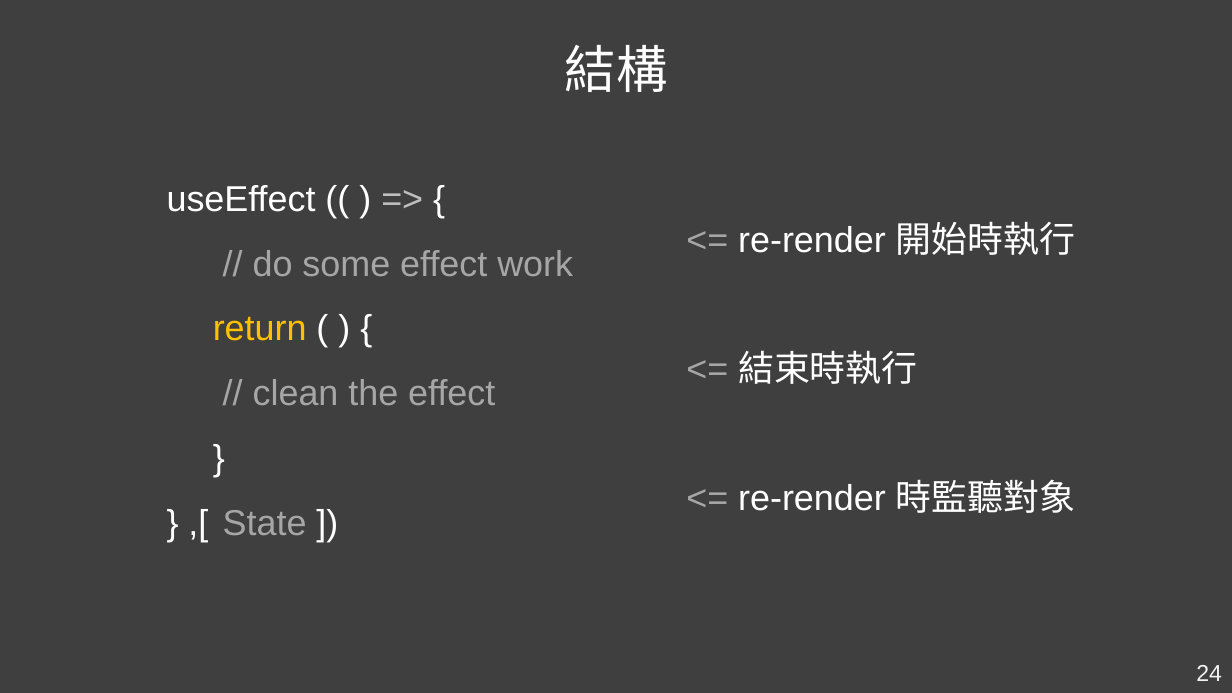
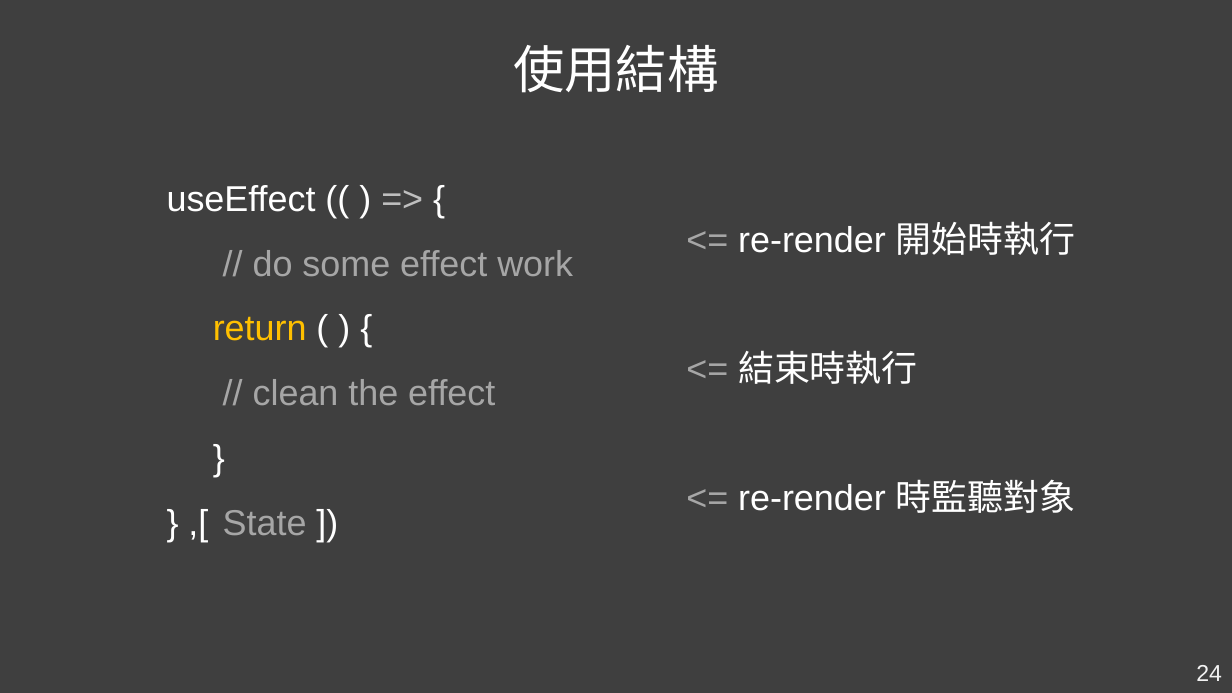
Before and after one commit to Kader-coder/React-Hooks, a slide deck: slide 24 of PPT/React Hooks &.pptx. Drawn at 1232x693 pixels with LibreOffice and Linux fonts; fonts in the diff are those of the drawing. Boxes give left, top, right and bottom in pixels: in the first picture for what was removed or moved away, otherwise in the second. Text is boxed around its words. In the diff, an @@ line names an element or a change of style, - is before the commit and + after.

```diff
--- a/PPT/React Hooks &.pptx
+++ b/PPT/React Hooks &.pptx
@@ text at (513,45,718,93): text changed @@
-結構
+使用結構
```
Also in this commit, not shown: 7 other slides changed, 6 slides added, 1 slide removed.
